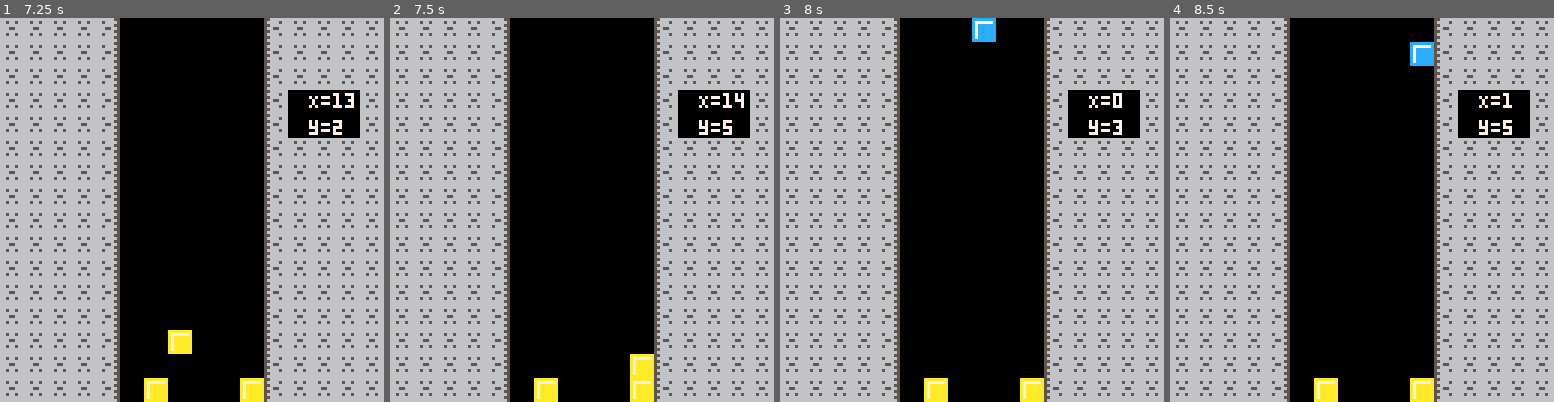
Above: before the commit, frames 1-4 (left to right).
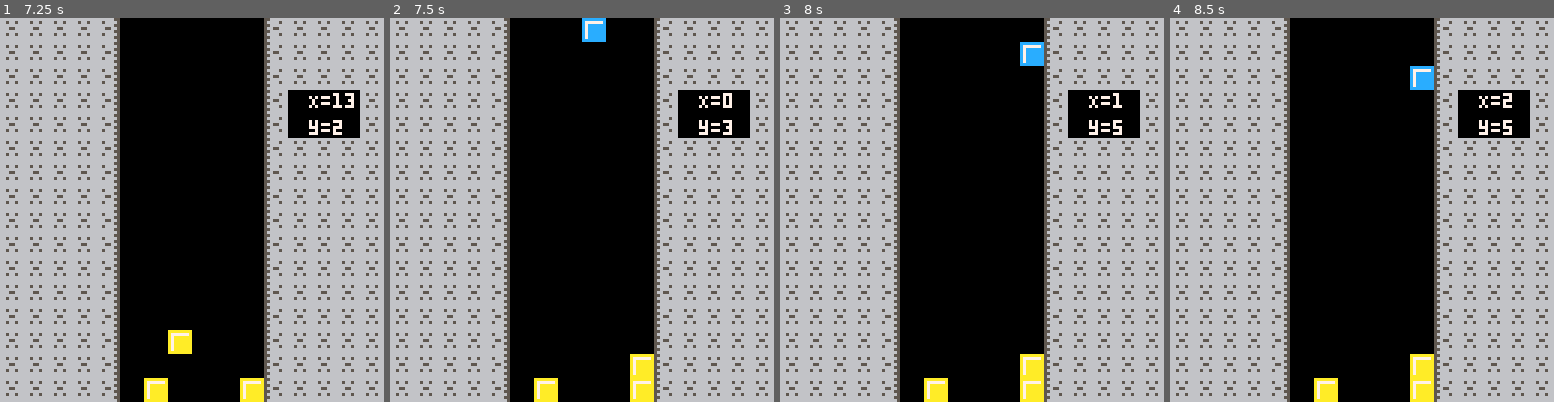
Above: after the commit, the same moments.

Repository: snipem/cavalcade
Game: PICO-8 cartridge columns.p8
Same seed, same stepped clock (60 frames per second), same inputs: the game is played once before the commit and once after it.
Inputs:
- Up to frame 1 (7.25 s): hold Left 1.97-2.37 s; hold Down 2.42-2.82 s; hold Right 2.87-3.53 s; hold Right 4.13-4.53 s; hold Down 4.58-5.08 s; hold Left 5.13-5.8 s; hold Left 6.23-6.63 s; hold Down 6.68-7.08 s; hold Right from 7.13 s (still down)
- Up to frame 2 (7.5 s): keep holding Right
- Up to frame 3 (8 s): release Right at 7.8 s
- Up to frame 4 (8.5 s): hold Right from 8.4 s (still down)

Frame 1 is identical in both runs. In frame 2, 0.5% of the frame differs, in the area x 50-93%, y 0-29%; in frame 3, 1.3%, in the area x 50-90%, y 0-94%; in frame 4, 1.2%.

Commit message:
Working drop and persisting everywhere

Diff:
--- a/columns.p8
+++ b/columns.p8
@@ -54,7 +54,17 @@
 
 function _update()
     -- Only if drop is still in free fall
-    if drop.i < max_lines-1 then
+    block_below = false
+
+    if board[drop.i+1][drop.j].color then
+        printh("Found block below")
+        block_below = true
+    elseif drop.i == max_lines-1 then
+        printh("Found bottom below")
+        block_below = true
+    end
+
+    if not block_below then
         -- If left and not over left border
         if btn(1) and drop.j < max_columns then
             drop.j += 1
@@ -67,8 +77,9 @@
         if btn(3) or drop.timer % speed == 0 then
            drop.i +=1
         end
-    elseif drop.i < max_lines then
-        printh("=== Drop to ground")
+
+    else
+        printh("=== Drop ended")
         board[drop.i][drop.j].color = drop.color
         drop_new()
     end
